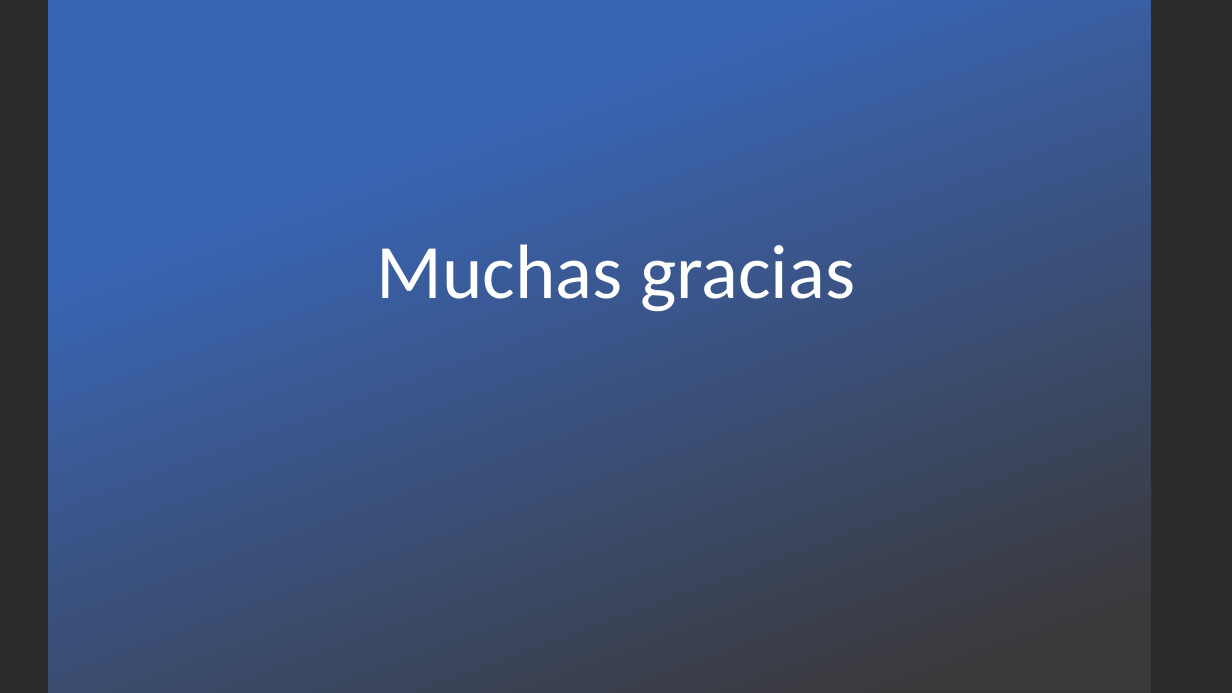
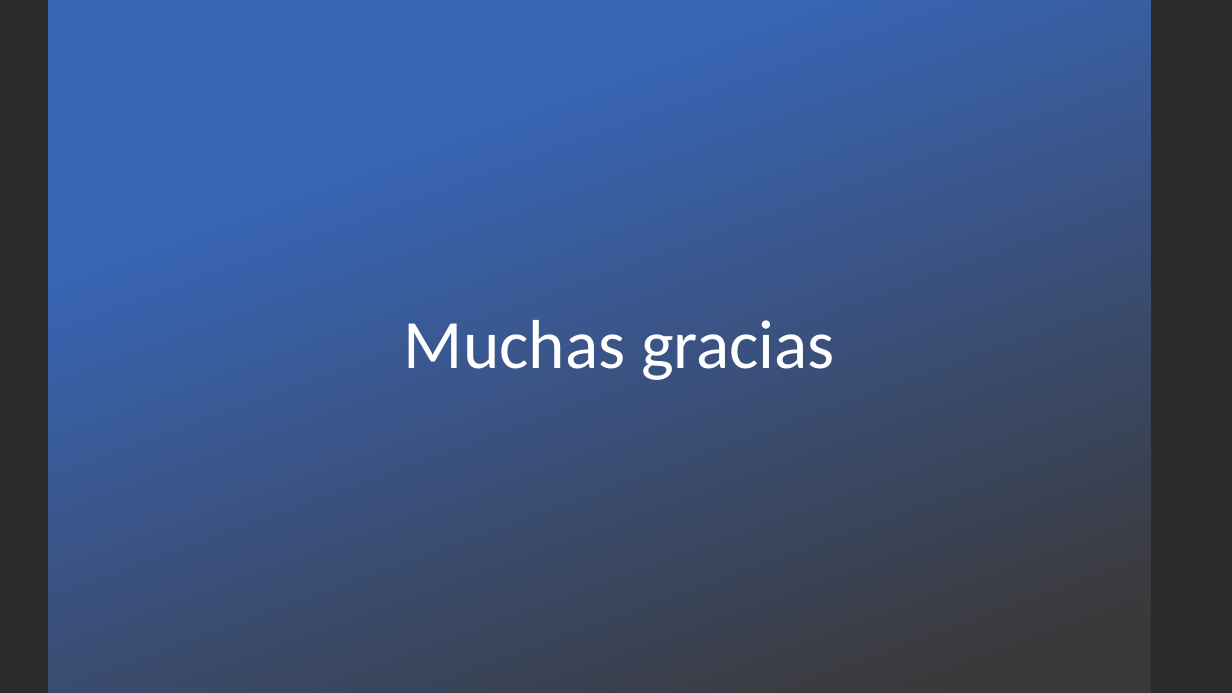
Before and after one commit to ramacal/Simulacion, a slide deck: slide 7 of Simulación/datos Sistema/UTN - Simulacion - Equipo 5 -TP N°6 Picolo.pptx (slide 9 before the commit). Drawn at 1232x693 pixels with LibreOffice and Linux fonts; fonts in the diff are those of the drawing; background and template pictures are left out; a plain dark background stands for a picture behind light text. Boxes give left, top, right and bottom in pixels: in the first picture for what was removed or moved away, otherwise in the second. Text is boxed around its words. In the diff, an @@ line names an element or a change of style, - is before the commit and + after.

```diff
--- a/Simulación/datos Sistema/UTN - Simulacion - Equipo 5 -TP N°6 Picolo.pptx
+++ b/Simulación/datos Sistema/UTN - Simulacion - Equipo 5 -TP N°6 Picolo.pptx
@@ title "Muchas gracias": place and size @@
-title "Muchas gracias" at (377,244,855,312)
+title "Muchas gracias" at (404,320,835,380)
@@ title "Muchas gracias" at (404,320,835,380): size 60 to 54 pt @@
```
Also in this commit, not shown: 3 other slides changed, 3 slides added, 5 slides removed, 2 other files.
